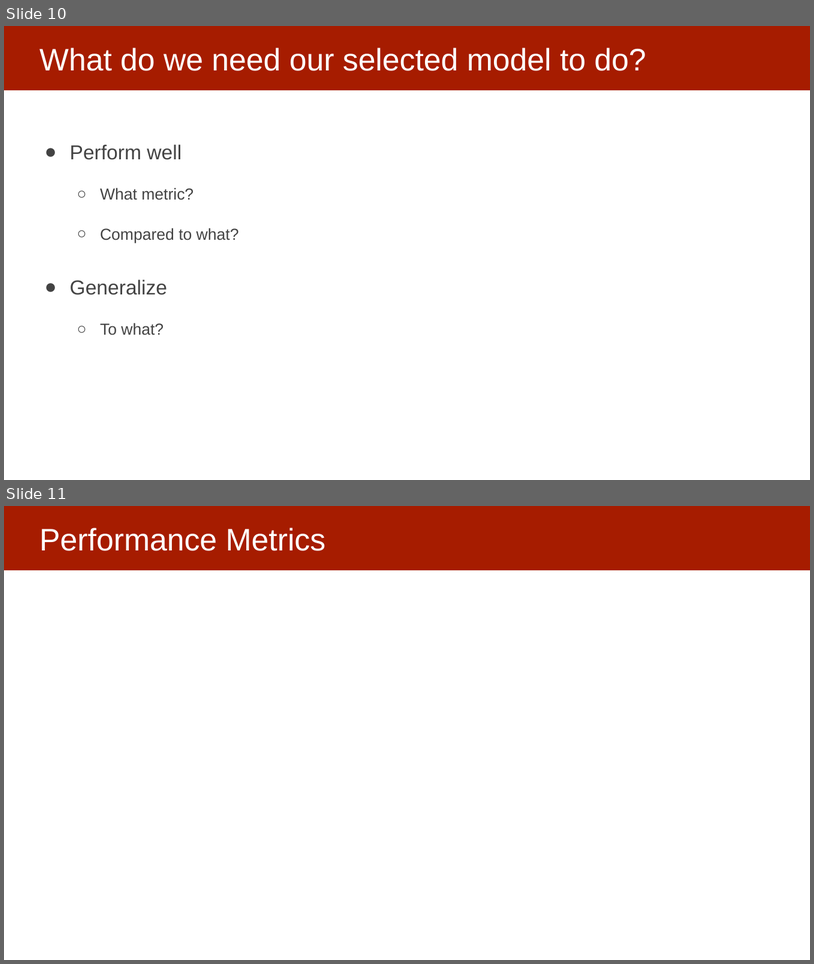
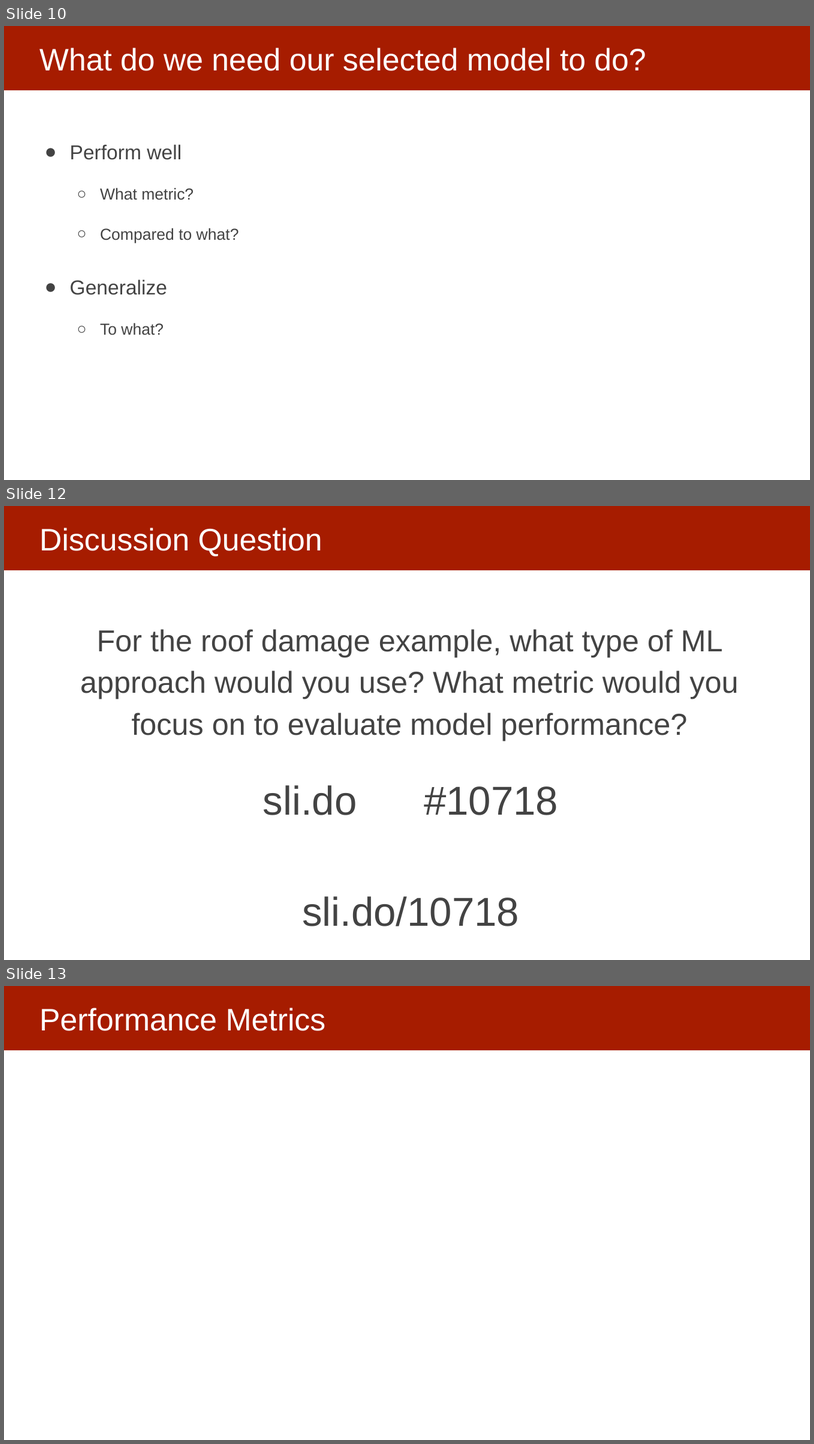
Before and after one commit to dssg/MLinPractice, a slide deck: Lectures/Lecture6-EvaluationMetrics.pptx. Shown one above the other, each under a label of ours: slides 10 and 11 before the commit, slides 10, 12 and 13 after it; the slides between them are not shown. The pictures are 814x964 and 814x1444 pixels, drawn with LibreOffice and Linux fonts; fonts in the diff are those of the drawing. Boxes give left, top, right and bottom in pixels: in the first picture for what was removed or moved away, otherwise in the second. Text is boxed around its words. In the diff, an @@ line names an element or a change of style, - is before the commit and + after.

```diff
--- a/Lectures/Lecture6-EvaluationMetrics.pptx
+++ b/Lectures/Lecture6-EvaluationMetrics.pptx
@@ slide 12 added at [4, 506, 810, 960], background #FFFFFF; not listed: 1 template element that a slide beside it also shows @@
@@ title added at [39, 528, 323, 556], 37 pt, text #FFFFFF @@
+Discussion Question
@@ text added at [80, 629, 738, 741], 36 pt, text #434343 @@
+For the roof damage example, what type of ML approach would you use? What metric would you focus on to evaluate model performance?
@@ text added at [263, 785, 558, 926], 48 pt, text #434343 @@
+sli.do #10718
+sli.do/10718
@@ what was slide 11 is now slide 13 @@
```
Also in this commit, not shown: 3 slides changed, 1 other slide added.
